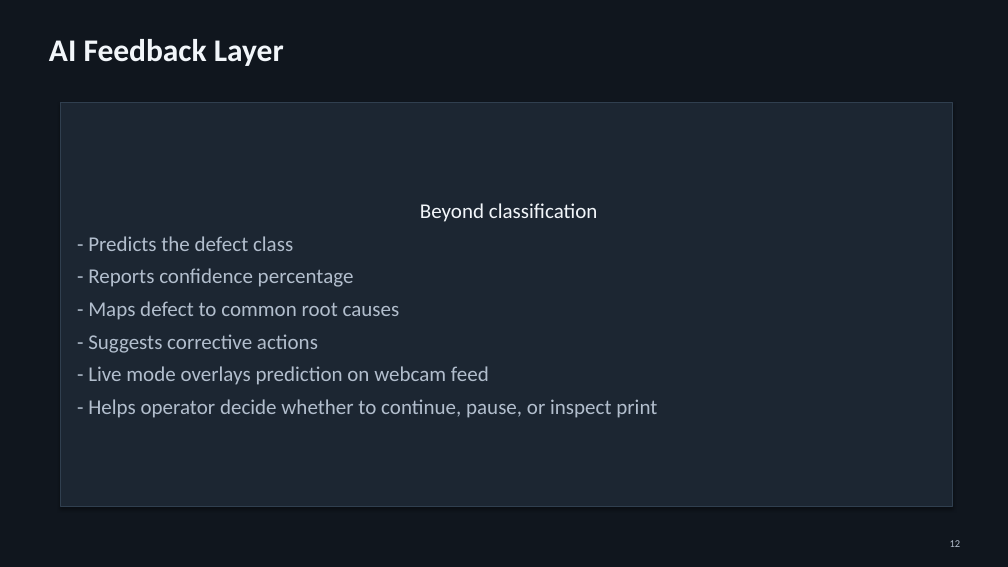
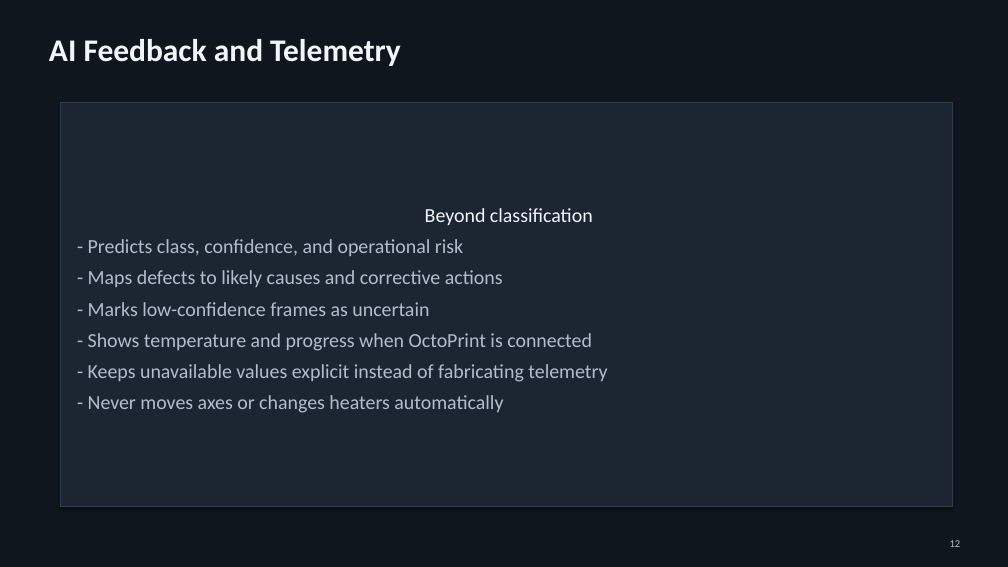
Before and after one commit to Ronnirvin2006/fdm-defect-detection, a slide deck: slide 12 of outputs/presentation/FDM_Defect_Detection_Project.pptx. Drawn at 1008x567 pixels with LibreOffice and Linux fonts; fonts in the diff are those of the drawing. Boxes give left, top, right and bottom in pixels: in the first picture for what was removed or moved away, otherwise in the second. Text is boxed around its words. In the diff, an @@ line names an element or a change of style, - is before the commit and + after.

```diff
--- a/outputs/presentation/FDM_Defect_Detection_Project.pptx
+++ b/outputs/presentation/FDM_Defect_Detection_Project.pptx
@@ text at bbox=[49, 39, 401, 66]: text changed @@
-AI Feedback Layer
+AI Feedback and Telemetry
@@ text in rectangle at bbox=[425, 208, 593, 225]: size 20 to 19 pt in "Beyond classification" @@
@@ text in rectangle at bbox=[88, 239, 607, 413]: text changed; size 20 to 19 pt @@
-- Predicts the defect class
-- Reports confidence percentage
-- Maps defect to common root causes
-- Suggests corrective actions
-- Live mode overlays prediction on webcam feed
-- Helps operator decide whether to continue, pause, or inspect print
+- Predicts class, confidence, and operational risk
+- Maps defects to likely causes and corrective actions
+- Marks low-confidence frames as uncertain
+- Shows temperature and progress when OctoPrint is connected
+- Keeps unavailable values explicit instead of fabricating telemetry
+- Never moves axes or changes heaters automatically
```
Also in this commit, not shown: 3 other slides changed, 16 other files.
